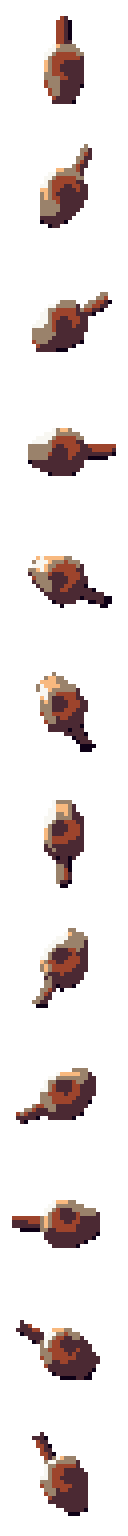
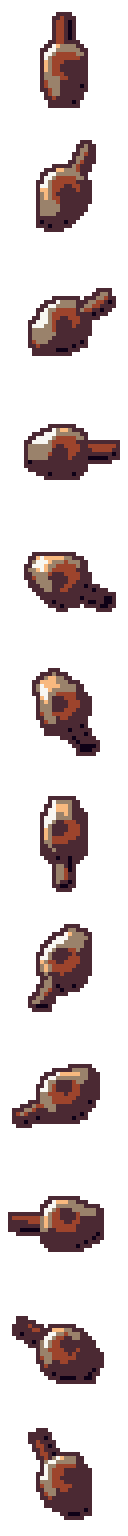
Two versions of the same layered image (128×1536). Layer-by-layer changes:
moved "Hintergrund" above "Ebene", painted on it over [12, 16, 116, 1516]
renamed "Eingefügte Ebene" to "Ebene", painted on it over [8, 12, 120, 1520]
